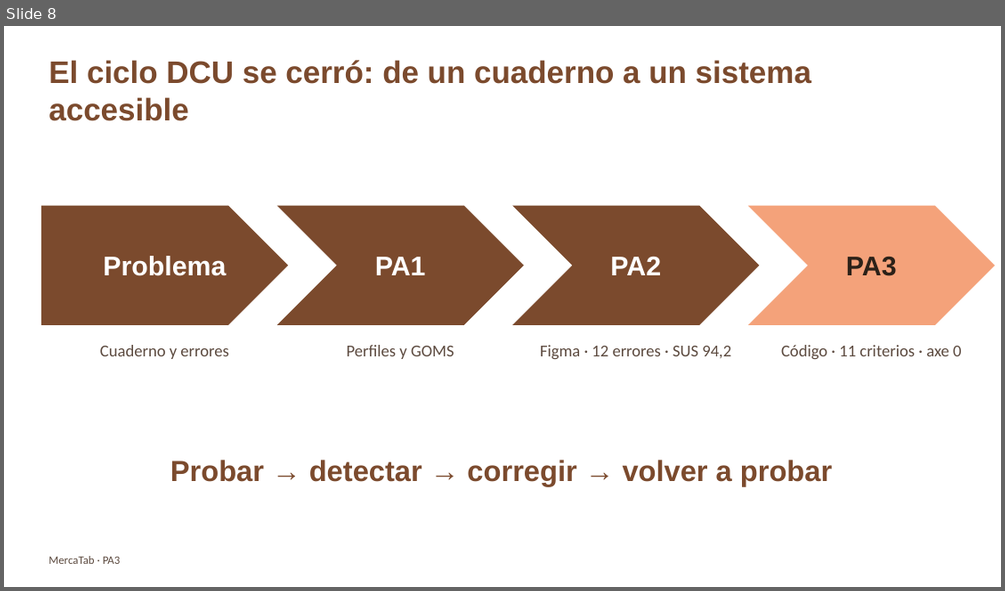
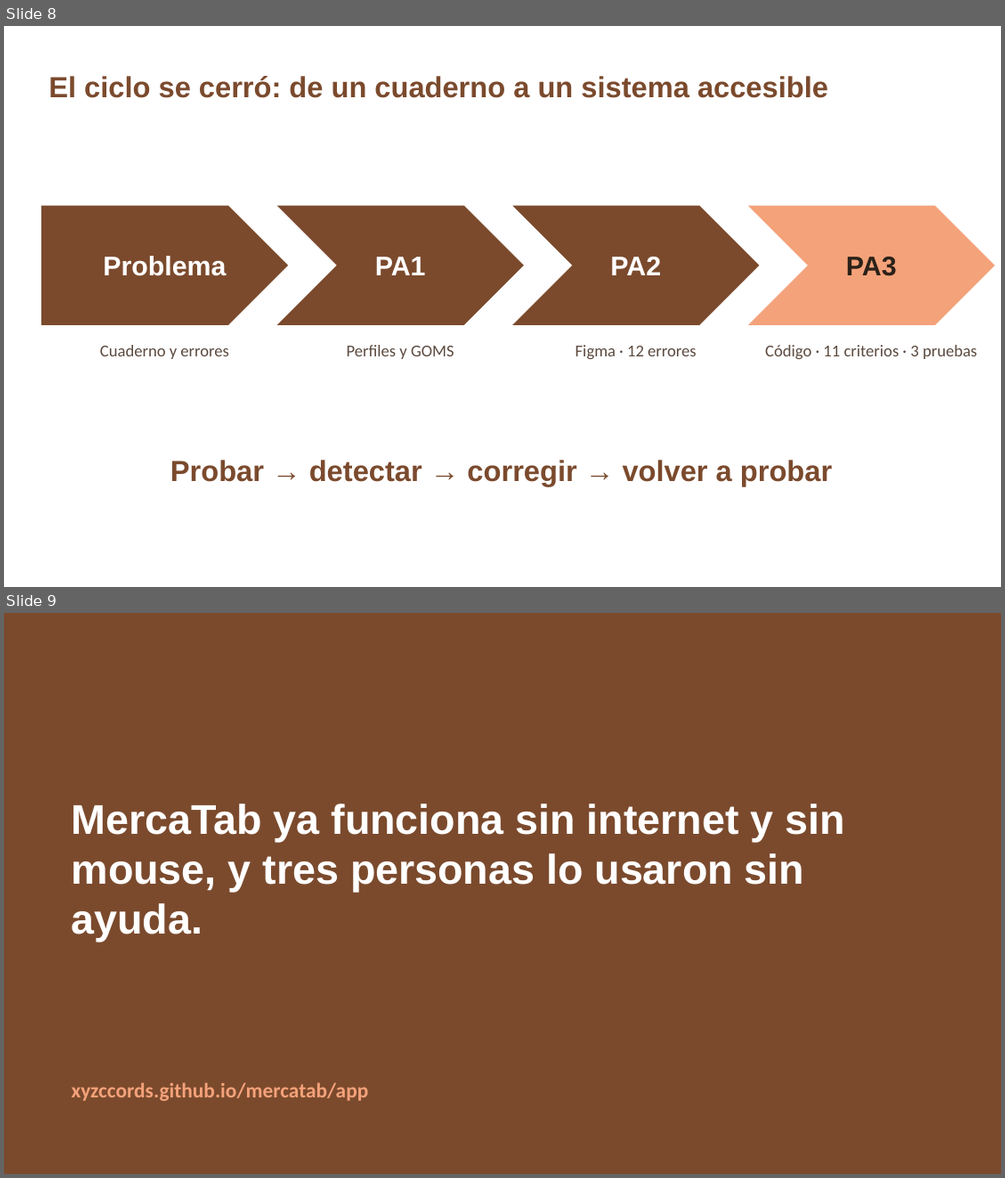
Before and after one commit to Xyzccords/mercatab, a slide deck: PA3_PPT_Guerrero_Salvador.pptx. Shown one above the other, each under a label of ours: slide 8 before the commit, slides 8 and 9 after it. The pictures are 1005x591 and 1005x1178 pixels, drawn with LibreOffice and Linux fonts; fonts in the diff are those of the drawing. Boxes give left, top, right and bottom in pixels: in the first picture for what was removed or moved away, otherwise in the second. Text is boxed around its words. In the diff, an @@ line names an element or a change of style, - is before the commit and + after.

Commit message:
PPT animado, evidencia de las tres pruebas y sección 6 del informe con datos reales

```diff
--- a/PA3_PPT_Guerrero_Salvador.pptx
+++ b/PA3_PPT_Guerrero_Salvador.pptx
@@ slide 9 added at (4,613,1001,1174), background #7B4A2D @@
@@ text added at (72,803,845,941), 40 pt, text #FFFFFF, bold @@
+MercaTab ya funciona sin internet y sin mouse, y tres personas lo usaron sin ayuda.
@@ text added at (72,1082,369,1101), 20 pt, text #F4A27A, bold @@
+xyzccords.github.io/mercatab/app
@@ slide 8 changed as well @@
@@ text at (48,76,828,98): text changed; size 30 to 28 pt @@
-El ciclo DCU se cerró: de un cuaderno a un sistema accesible
+El ciclo se cerró: de un cuaderno a un sistema accesible
@@ text at (575,345,696,359): text changed @@
-Figma · 12 errores · SUS 94,2
+Figma · 12 errores
@@ text at (765,345,977,359): text changed @@
-Código · 11 criterios · axe 0
+Código · 11 criterios · 3 pruebas
@@ text removed at (48,556,121,564) @@
-MercaTab · PA3
```
Also in this commit, not shown: 6 other slides changed, 1 other slide added, 2 slides removed, 14 other files.
